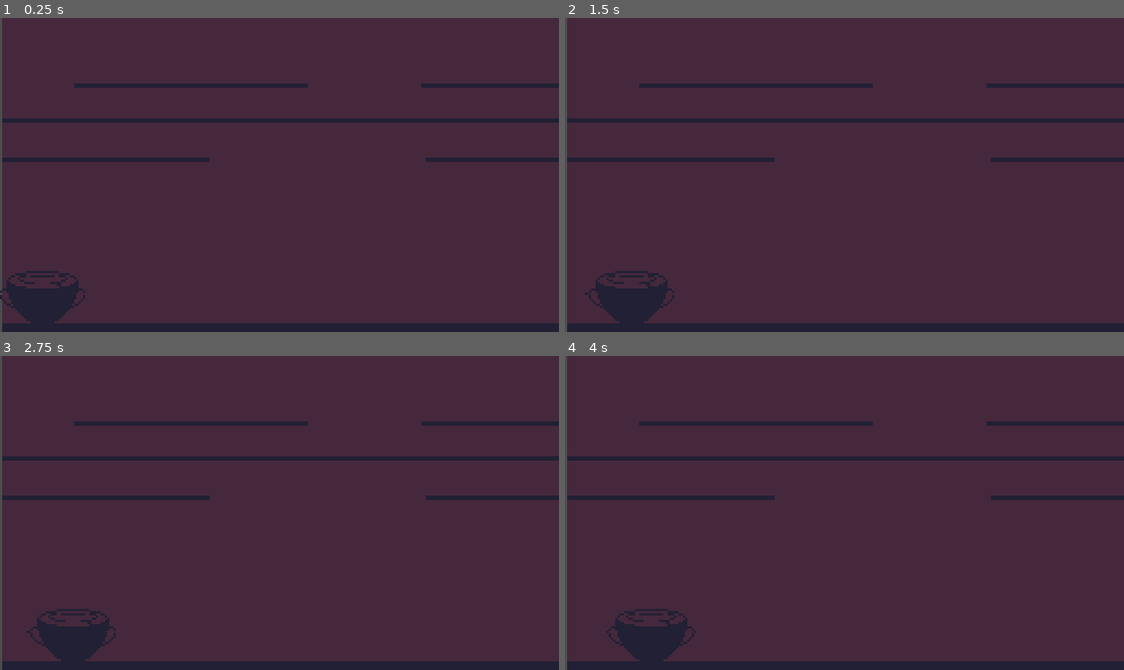
Above: before the commit, frames 1-4 (two rows, left to right).
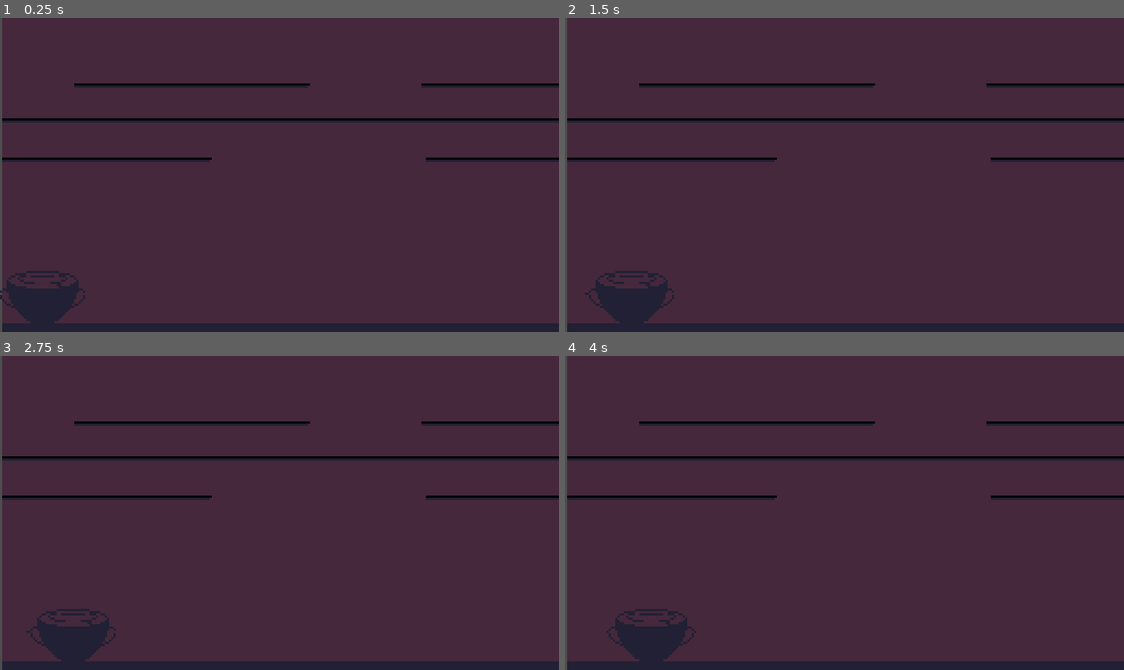
Above: after the commit, the same moments.

Repository: Bazooh/BlackCatJam
Game: Godot game, scene res://level/level.tscn
The game is run twice, just before and just after one commit, with the same random seed, the same clock (stepped at 60 frames per second) and the same inputs.
Inputs:
- Up to frame 1 (0.25 s): no input
- Up to frame 2 (1.5 s): tap Enter at 0.5 s; hold Right (right) 0.53-1.28 s; hold A (left) from 1.28 s (still down)
- Up to frame 3 (2.75 s): release A (left) at 2.03 s; hold Right (right) from 2.03 s (still down)
- Up to frame 4 (4 s): release Right (right) at 3.53 s; hold A (left) from 3.53 s (still down)

The runs differ from the first frame. In frame 1, 1.6% of the frame differs, in the area x 0-100%, y 20-46%; in frame 2, 1.6%; in frame 3, 1.6%; in frame 4, 1.6%.

Commit message:
platfroms

Diff:
--- a/level/level.tscn
+++ b/level/level.tscn
@@ -1,7 +1,8 @@
-[gd_scene load_steps=3 format=3 uid="uid://nalu1nrl7o5b"]
+[gd_scene load_steps=4 format=3 uid="uid://nalu1nrl7o5b"]
 
 [ext_resource type="Texture2D" uid="uid://bhiyt42ads85e" path="res://art/temp_BG.png" id="2_3ca08"]
-[ext_resource type="PackedScene" uid="uid://nx2ety4mvf61" path="res://entities/witch.tscn" id="2_b1rdj"]
+[ext_resource type="PackedScene" path="res://entities/witch.tscn" id="2_b1rdj"]
+[ext_resource type="PackedScene" uid="uid://csldkyurs58iy" path="res://level/platform.tscn" id="3_p1400"]
 
 [node name="Node2D" type="Node2D"]
 
@@ -12,3 +13,25 @@
 centered = false
 
 [node name="Witch" parent="." instance=ExtResource("2_b1rdj")]
+
+[node name="Platforms" type="Node" parent="."]
+
+[node name="Platform" parent="Platforms" instance=ExtResource("3_p1400")]
+position = Vector2(88, 31)
+scale = Vector2(10.72, 1)
+
+[node name="Platform2" parent="Platforms" instance=ExtResource("3_p1400")]
+position = Vector2(225, 31)
+scale = Vector2(6.44, 1)
+
+[node name="Platform3" parent="Platforms" instance=ExtResource("3_p1400")]
+position = Vector2(129, 47)
+scale = Vector2(25.68, 1)
+
+[node name="Platform4" parent="Platforms" instance=ExtResource("3_p1400")]
+position = Vector2(49, 65)
+scale = Vector2(9.52, 1)
+
+[node name="Platform5" parent="Platforms" instance=ExtResource("3_p1400")]
+position = Vector2(226, 65)
+scale = Vector2(6.28, 1)
--- /dev/null
+++ b/level/platform.tscn
@@ -0,0 +1,20 @@
+[gd_scene load_steps=4 format=3 uid="uid://csldkyurs58iy"]
+
+[sub_resource type="SegmentShape2D" id="SegmentShape2D_dg8r8"]
+a = Vector2(-5, 2.08165e-12)
+b = Vector2(5, 2.08165e-12)
+
+[sub_resource type="Gradient" id="Gradient_jlb0o"]
+colors = PackedColorArray(0, 0, 0, 1, 0, 0, 0, 1)
+
+[sub_resource type="GradientTexture1D" id="GradientTexture1D_hoy8y"]
+gradient = SubResource("Gradient_jlb0o")
+width = 10
+
+[node name="Platform" type="Area2D"]
+
+[node name="CollisionShape2D" type="CollisionShape2D" parent="."]
+shape = SubResource("SegmentShape2D_dg8r8")
+
+[node name="Sprite2D" type="Sprite2D" parent="."]
+texture = SubResource("GradientTexture1D_hoy8y")
